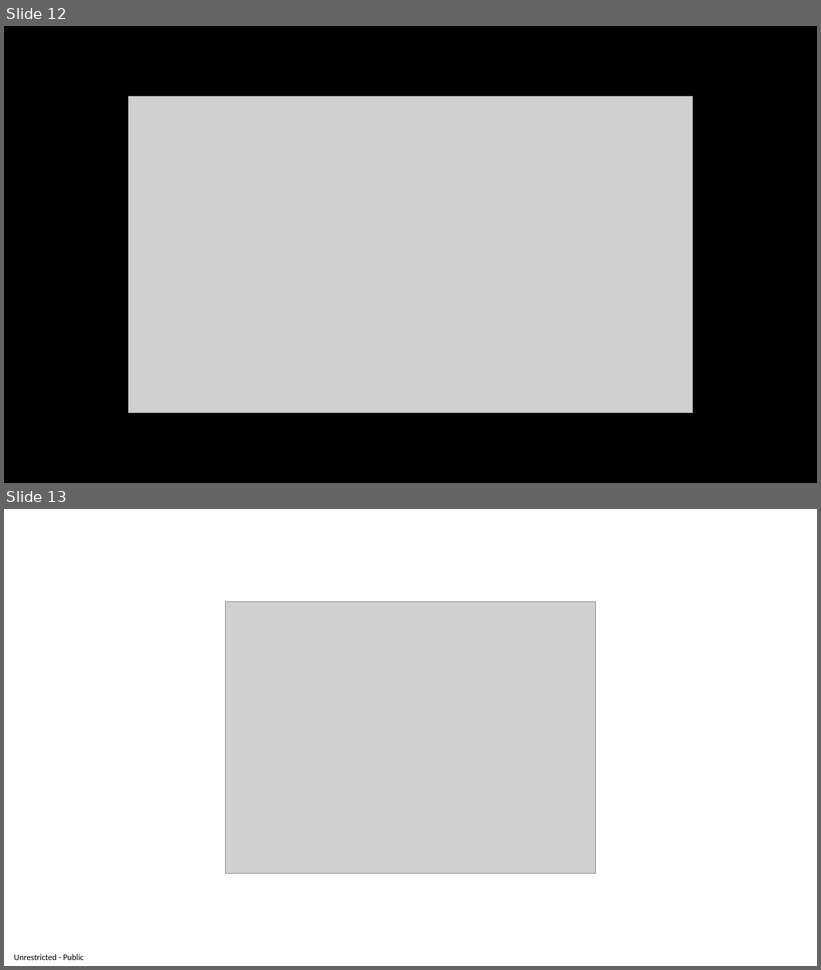
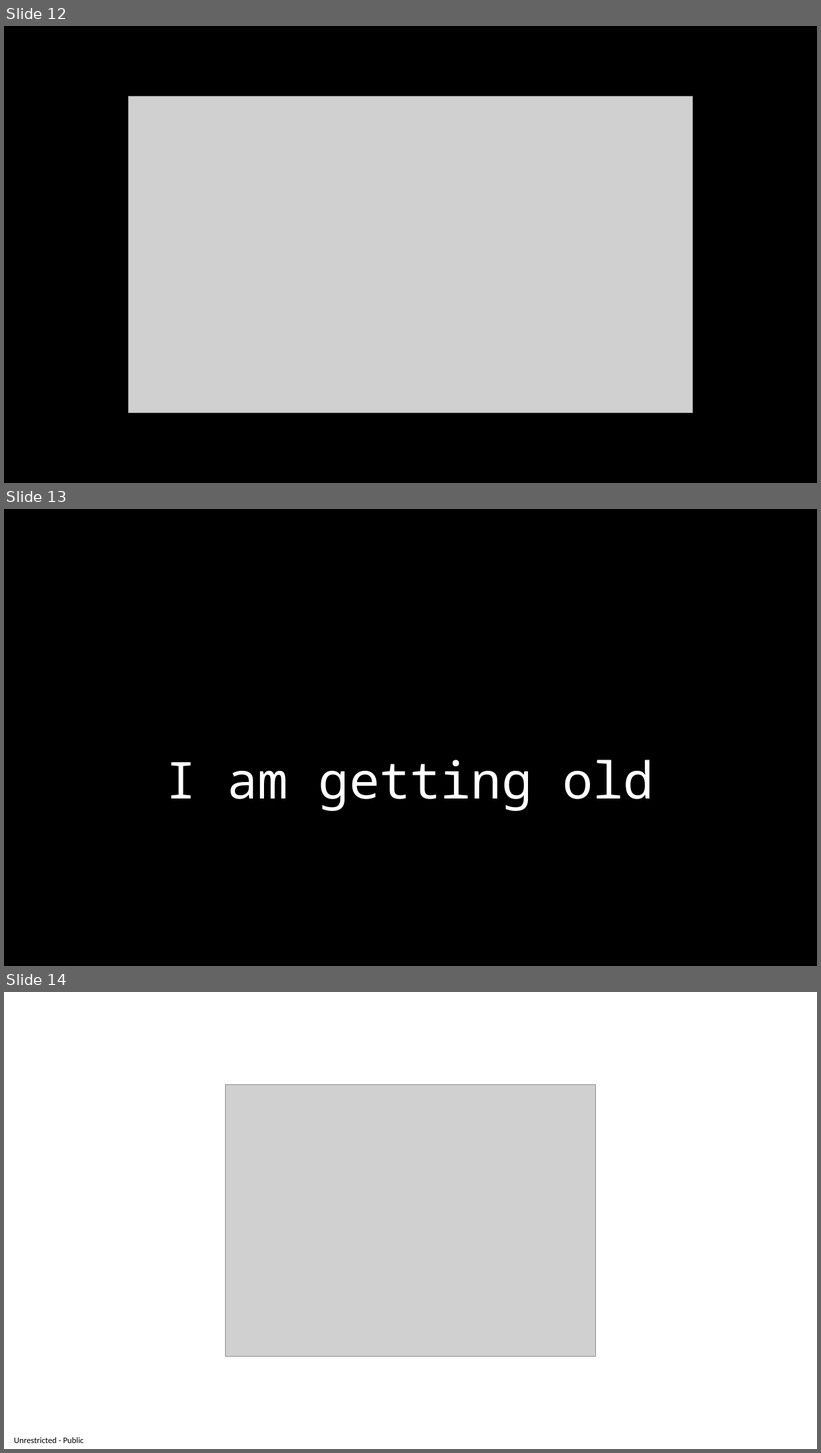
Before and after one commit to RendleLabs/BuildStuff2023, a slide deck: OpenAPI.pptx. Shown one above the other, each under a label of ours: slides 12 and 13 before the commit, slides 12, 13 and 14 after it. The pictures are 821x970 and 821x1453 pixels, drawn with LibreOffice and Linux fonts; fonts in the diff are those of the drawing; grey boxes stand for pictures. Boxes give left, top, right and bottom in pixels: in the first picture for what was removed or moved away, otherwise in the second. Text is boxed around its words. In the diff, an @@ line names an element or a change of style, - is before the commit and + after.

```diff
--- a/OpenAPI.pptx
+++ b/OpenAPI.pptx
@@ slide 13 added at <box>4,509,817,966</box>, background #000000 @@
@@ title added at <box>166,760,654,811</box>, 60 pt, text #FFFFFF @@
+I am getting old
@@ what was slide 13 is now slide 14 @@
```
Also in this commit, not shown: 1 other slide added, 1 slide removed, 4 other files.
